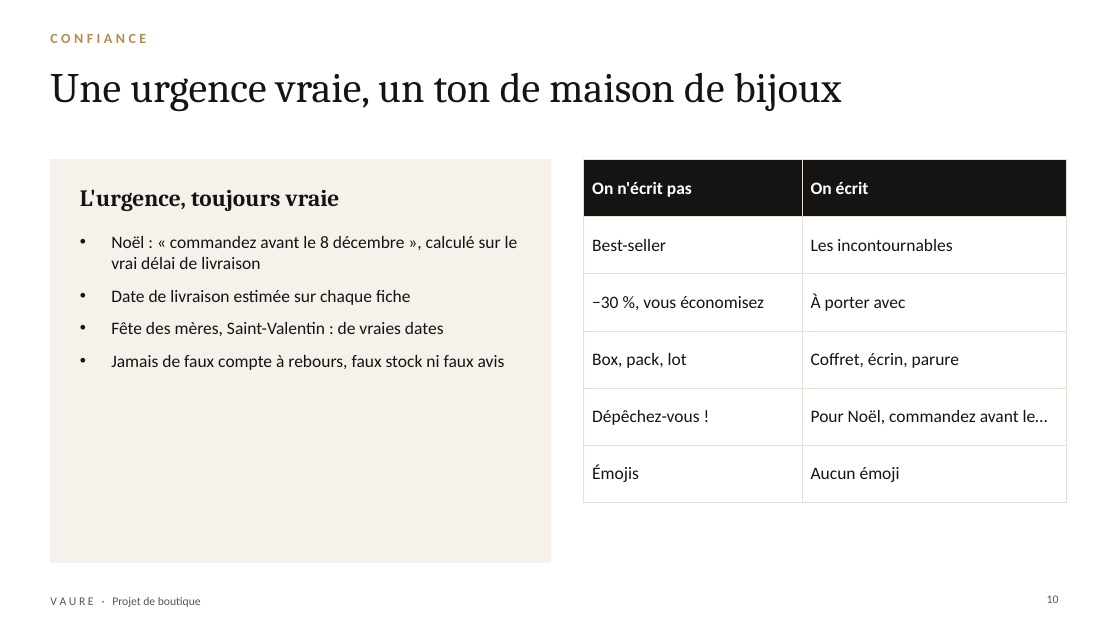
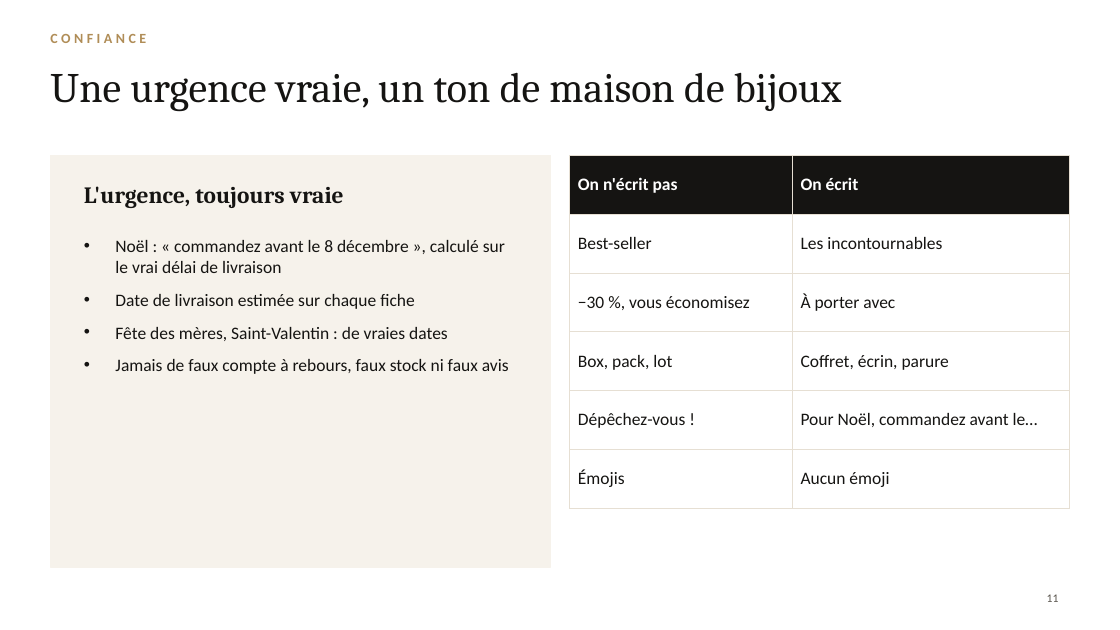
Before and after one commit to jgnrpgn9hd-cmd/Jimy, a slide deck: slide 11 of vaure/presentation/VAURE-presentation.pptx (slide 10 before the commit). Drawn at 1120x630 pixels with LibreOffice and Linux fonts; fonts in the diff are those of the drawing; background and template pictures are left out. Boxes give left, top, right and bottom in pixels: in the first picture for what was removed or moved away, otherwise in the second. Text is boxed around its words. In the diff, an @@ line names an element or a change of style, - is before the commit and + after.

```diff
--- a/vaure/presentation/VAURE-presentation.pptx
+++ b/vaure/presentation/VAURE-presentation.pptx
@@ rectangle: place and size @@
-rectangle at [50,160,550,563]
+rectangle at [50,155,550,567]
@@ table: place and size @@
-table at [584,160,1067,486]
+table at [570,155,1070,491]
@@ text "L'urgence, toujours vraie" at [84,186,344,208]: vertical alignment middle to top @@
@@ text "Noël : « commandez avant ..." rewrapped from [111,236,518,370] to [115,240,509,374] @@
@@ text removed at [50,597,201,607] @@
-V A U R E · Projet de boutique
@@ page number at [1047,594,1059,602]: text changed @@
-10
+11
```
Also in this commit, not shown: 10 other slides changed, 2 slides added, 1 slide removed, 20 other files.
